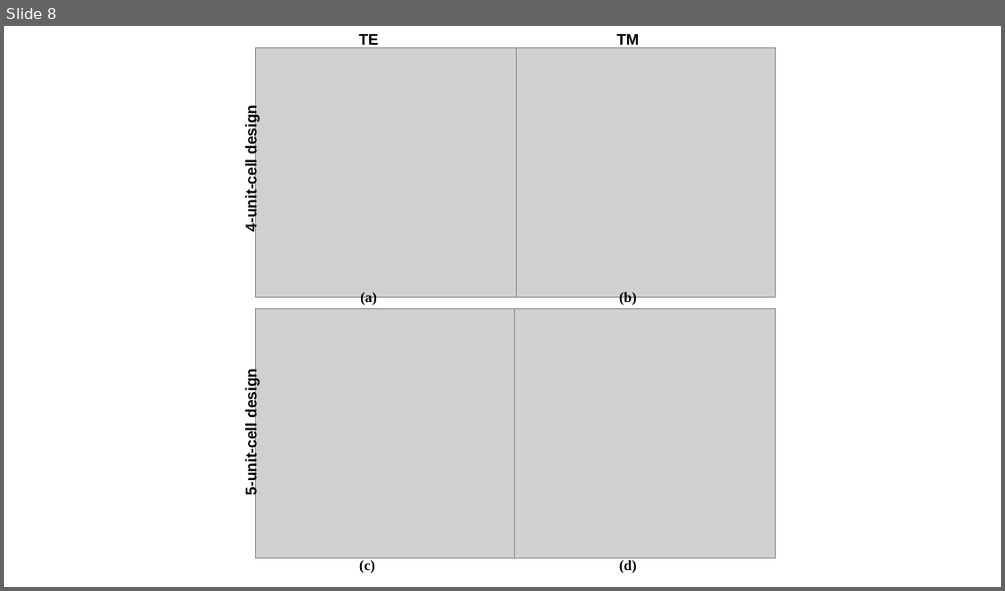
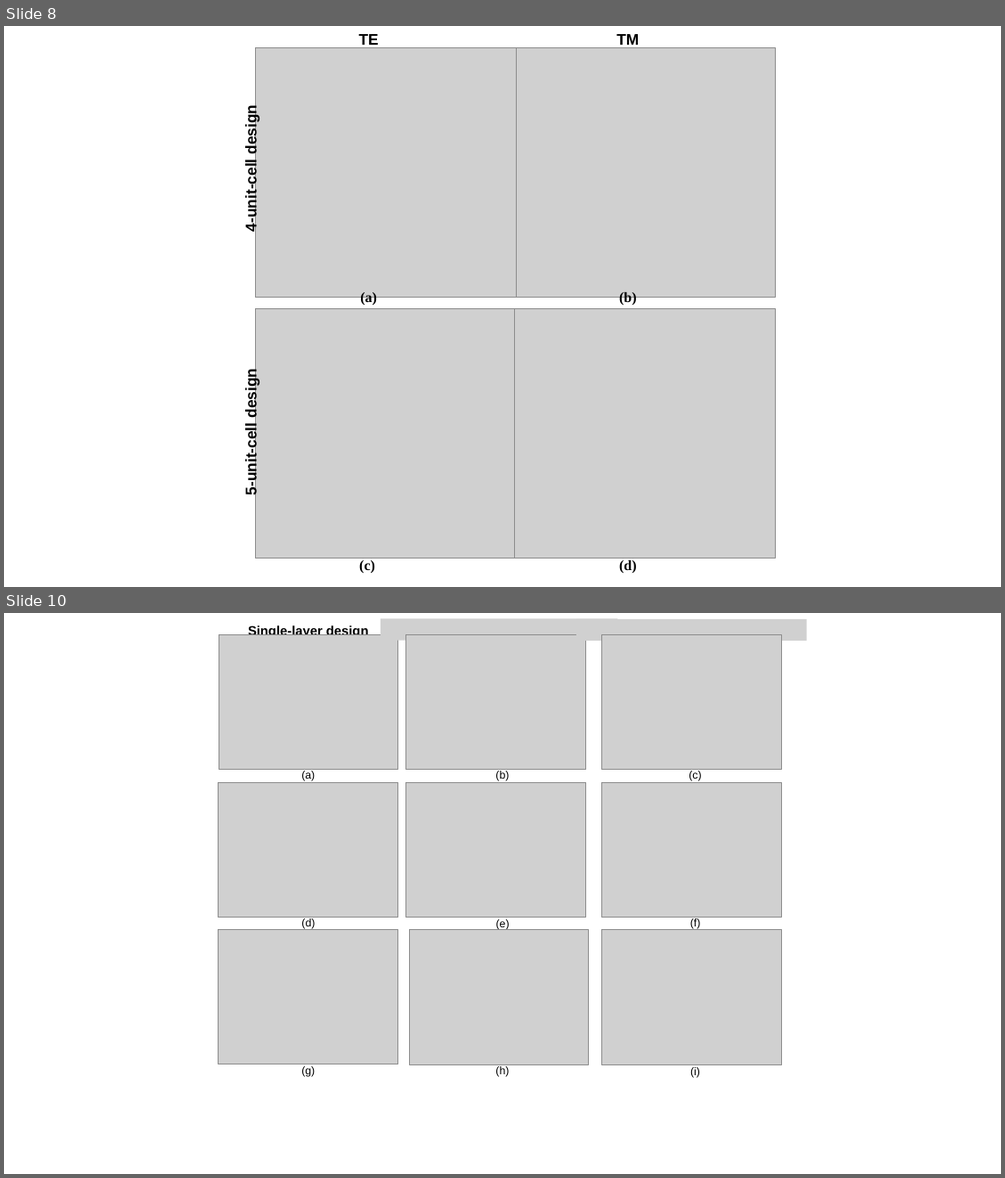
Before and after one commit to Chettanat-Pa/AsymReca_SbSe, a slide deck: figs/figures (IEEE).pptx. Shown one above the other, each under a label of ours: slide 8 before the commit, slides 8 and 10 after it; the slides between them are not shown. The pictures are 1005x591 and 1005x1178 pixels, drawn with LibreOffice and Linux fonts; fonts in the diff are those of the drawing; grey boxes stand for pictures. Boxes give left, top, right and bottom in pixels: in the first picture for what was removed or moved away, otherwise in the second. Text is boxed around its words. In the diff, an @@ line names an element or a change of style, - is before the commit and + after.

```diff
--- a/figs/figures (IEEE).pptx
+++ b/figs/figures (IEEE).pptx
@@ slide 10 added at box(4, 613, 1001, 1174), background #FFFFFF @@
@@ group added at box(218, 618, 806, 1078): 11 pictures, 10 texts @@
+Single-layer design
+(a)
+(d)
+(g)
+(b)
+(e)
+(h)
+(c)
+(f)
+(i)
```
Also in this commit, not shown: 3 slides changed, 1 other slide added, 20 other files.
